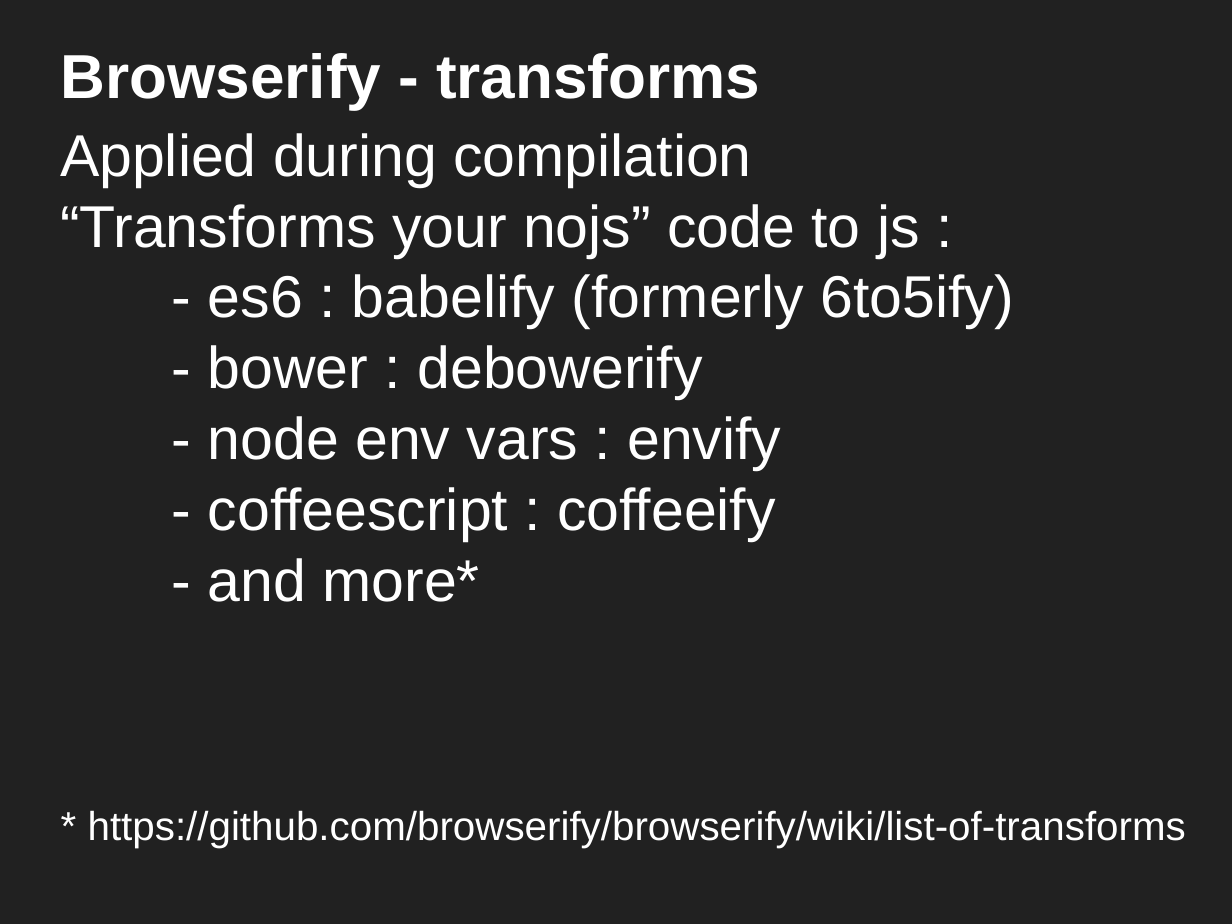
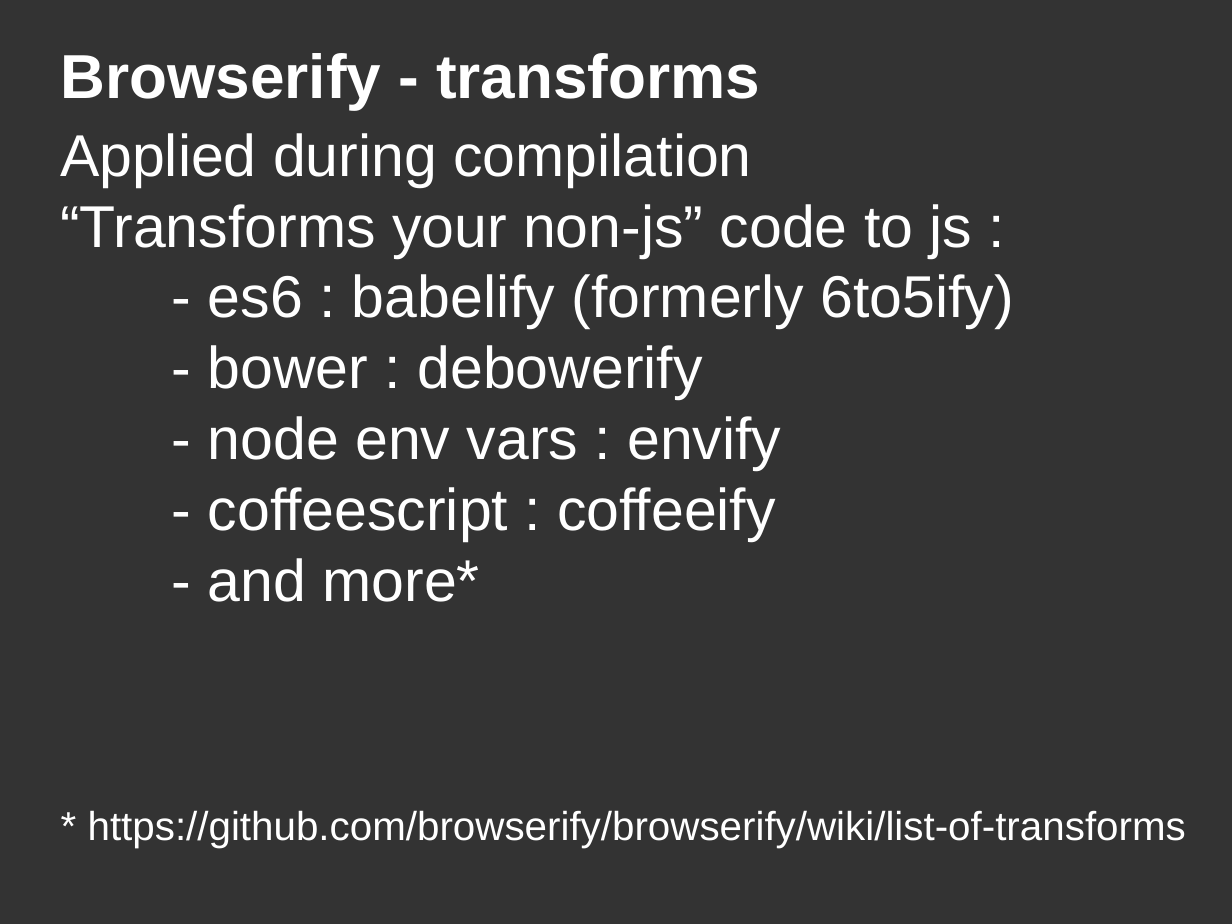
Before and after one commit to DanYellow/misc-tests, a slide deck: slide 18 of webpack-presentation-examples/webpack-presentation.odp. Drawn at 1232x924 pixels with LibreOffice and Linux fonts; fonts in the diff are those of the drawing. Boxes give left, top, right and bottom in pixels: in the first picture for what was removed or moved away, otherwise in the second. Text is boxed around its words. In the diff, an @@ line names an element or a change of style, - is before the commit and + after.

```diff
--- a/webpack-presentation-examples/webpack-presentation.odp
+++ b/webpack-presentation-examples/webpack-presentation.odp
@@ background #212121 to #333333 @@
@@ title at <box>60,133,1013,602</box>: text changed @@
-Applied during compilation
-“Transforms your nojs” code to js :
-- es6 : babelify (formerly 6to5ify)
-- bower : debowerify
-- node env vars : envify
-- coffeescript : coffeeify
-- and more*
+Applied during compilation
+“Transforms your non-js” code to js :
+- es6 : babelify (formerly 6to5ify)
+- bower : debowerify
+- node env vars : envify
+- coffeescript : coffeeify
+- and more*
```
Also in this commit, not shown: 41 other slides changed, 6 slides added, 2 slides removed, 17 other files.
